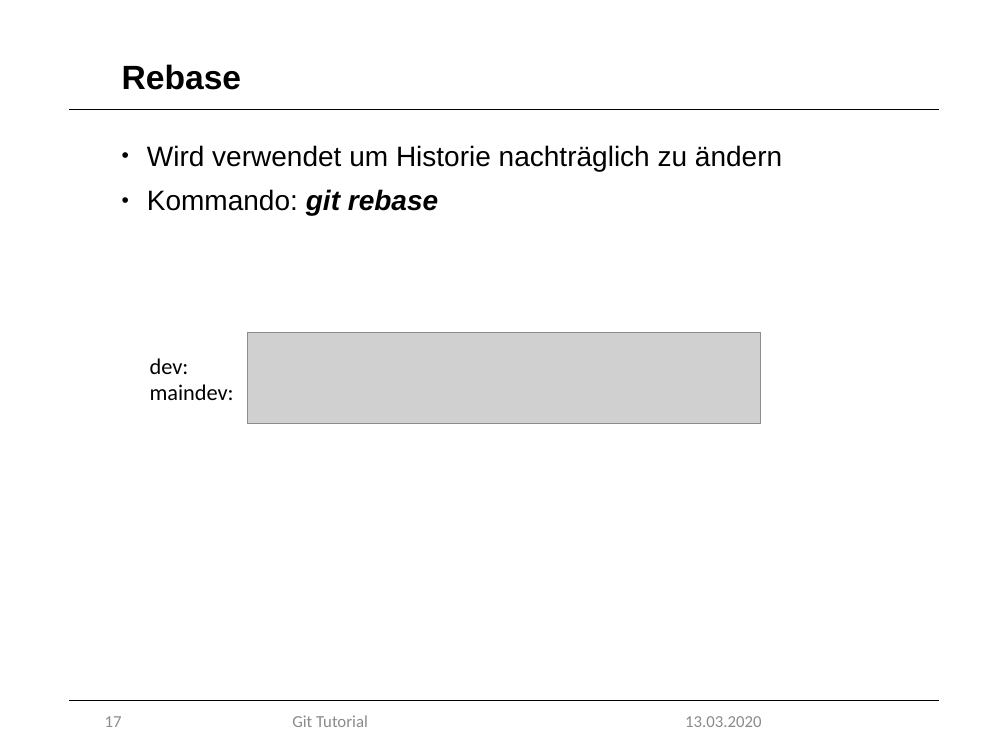
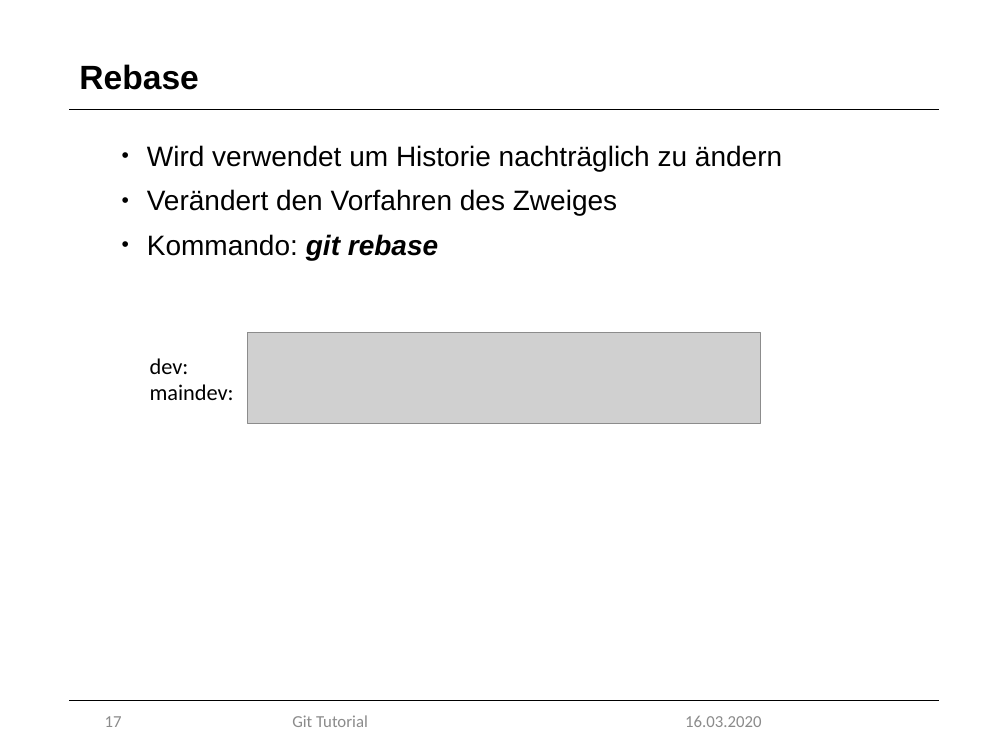
Before and after one commit to marcretzlaff/projektarbeit, a slide deck: slide 17 of Präsentation-90min/Präsentation-90min.pptx. Drawn at 1008x756 pixels with LibreOffice and Linux fonts; fonts in the diff are those of the drawing; grey boxes stand for pictures; background and template pictures are left out. Boxes give left, top, right and bottom in pixels: in the first picture for what was removed or moved away, otherwise in the second. Text is boxed around its words. In the diff, an @@ line names an element or a change of style, - is before the commit and + after.

Commit message:
Modified 90 min Präsi
Layout behoben

```diff
--- a/Präsentation-90min/Präsentation-90min.pptx
+++ b/Präsentation-90min/Präsentation-90min.pptx
@@ title "Rebase" moved from (x1=122, y1=64, x2=242, y2=90) to (x1=79, y1=64, x2=199, y2=90) @@
@@ text at (x1=147, y1=189, x2=617, y2=215): paragraph added @@
+• Verändert den Vorfahren des Zweiges
@@ text at (x1=685, y1=716, x2=761, y2=727): text changed @@
-13.03.2020
+16.03.2020
```
Also in this commit, not shown: 33 other slides changed, 1 slide added, 1 slide removed.
